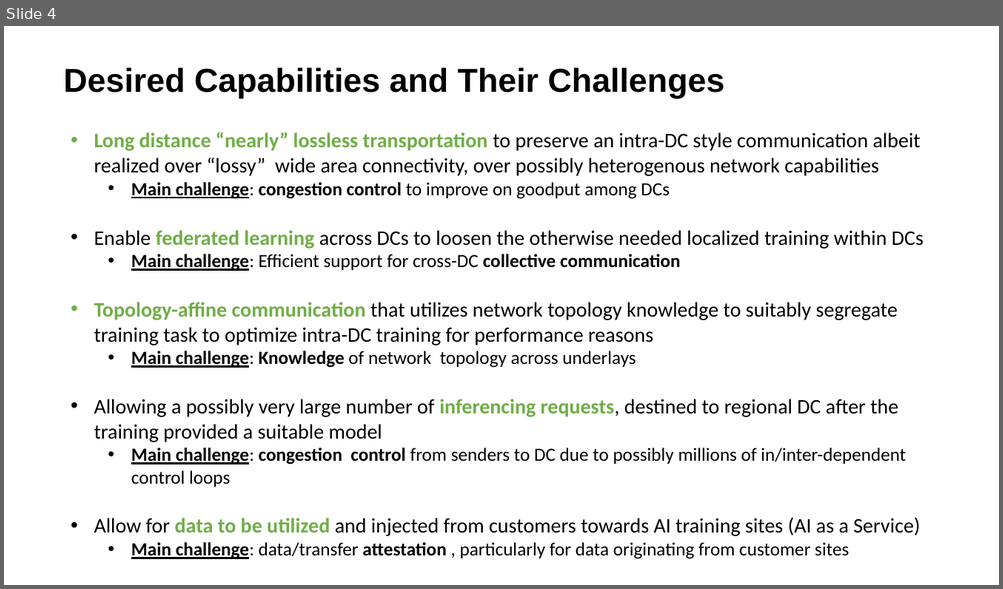
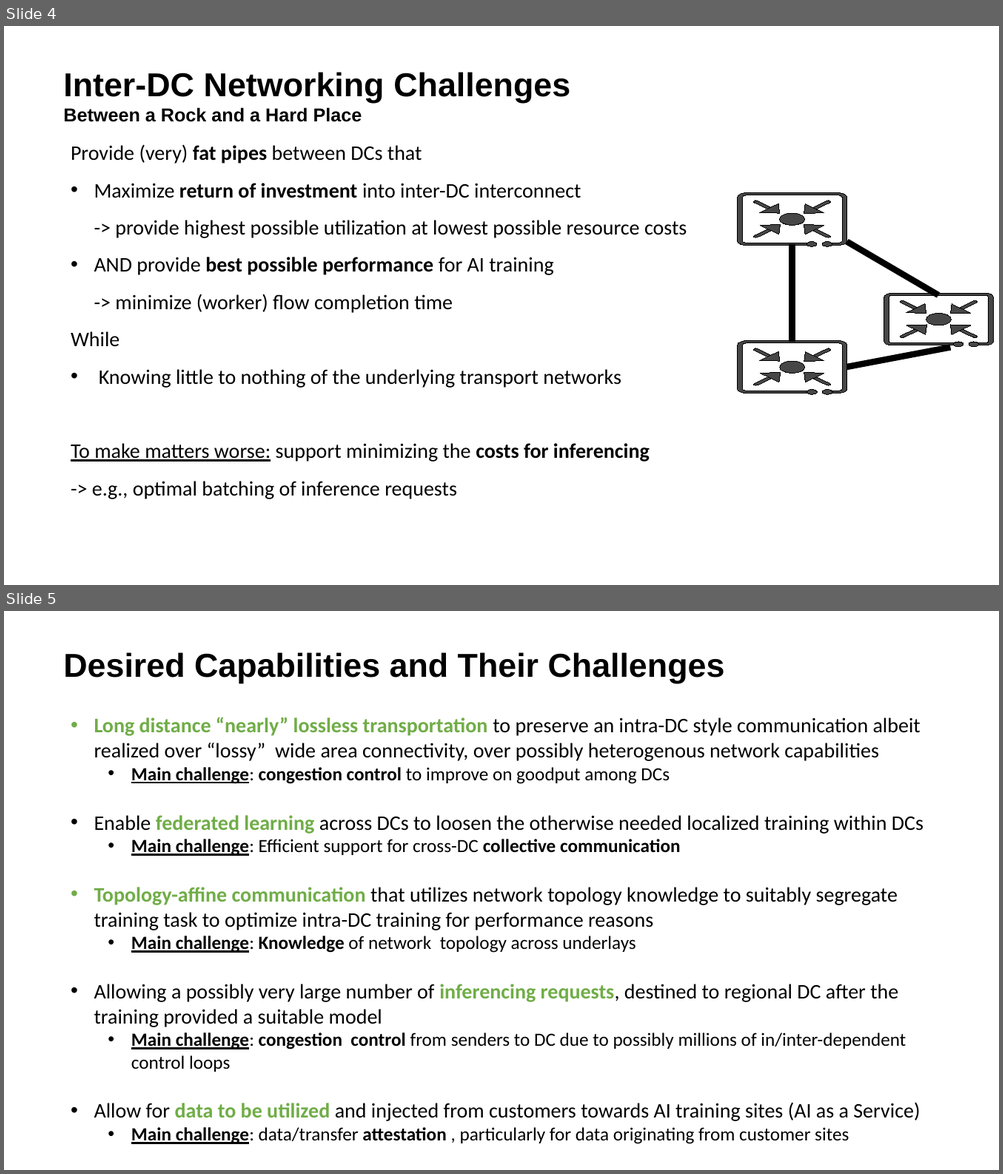
Before and after one commit to dirk-trossen-huawei/ietf120_inter-dc_ai, a slide deck: Material/IETF120 side meeting intro.pptx. Shown one above the other, each under a label of ours: slide 4 before the commit, slides 4 and 5 after it. The pictures are 1003x589 and 1003x1174 pixels, drawn with LibreOffice and Linux fonts; fonts in the diff are those of the drawing. Boxes give left, top, right and bottom in pixels: in the first picture for what was removed or moved away, otherwise in the second. Text is boxed around its words. In the diff, an @@ line names an element or a change of style, - is before the commit and + after.

```diff
--- a/Material/IETF120 side meeting intro.pptx
+++ b/Material/IETF120 side meeting intro.pptx
@@ slide 4 added at bbox=[4, 26, 999, 585], background #FFFFFF @@
@@ subtitle added at bbox=[63, 72, 570, 122], 32 pt, text #000000, bold @@
+Inter-DC Networking Challenges
+Between a Rock and a Hard Place
@@ text added at bbox=[71, 144, 686, 500], 20 pt, text #000000 @@
+Provide (very) fat pipes between DCs that
+• Maximize return of investment into inter-DC interconnect
+  -> provide highest possible utilization at lowest possible resource costs
+• AND provide best possible performance for AI training
+  -> minimize (worker) flow completion time
+While
+• Knowing little to nothing of the underlying transport networks
+To make matters worse: support minimizing the costs for inferencing
+-> e.g., optimal batching of inference requests
@@ group added at bbox=[737, 193, 847, 247]: 12 freeform shapes @@
@@ line added from (792, 244) to (792, 342), #000000 6 pt @@
@@ line added from (847, 241) to (938, 295), #000000 6 pt @@
@@ group added at bbox=[884, 293, 993, 348]: 12 freeform shapes @@
@@ line added from (846, 367) to (950, 348), #000000 6 pt @@
@@ group added at bbox=[737, 340, 847, 395]: 12 freeform shapes @@
@@ what was slide 4 is now slide 5 @@
```
Also in this commit, not shown: 2 slides changed.
